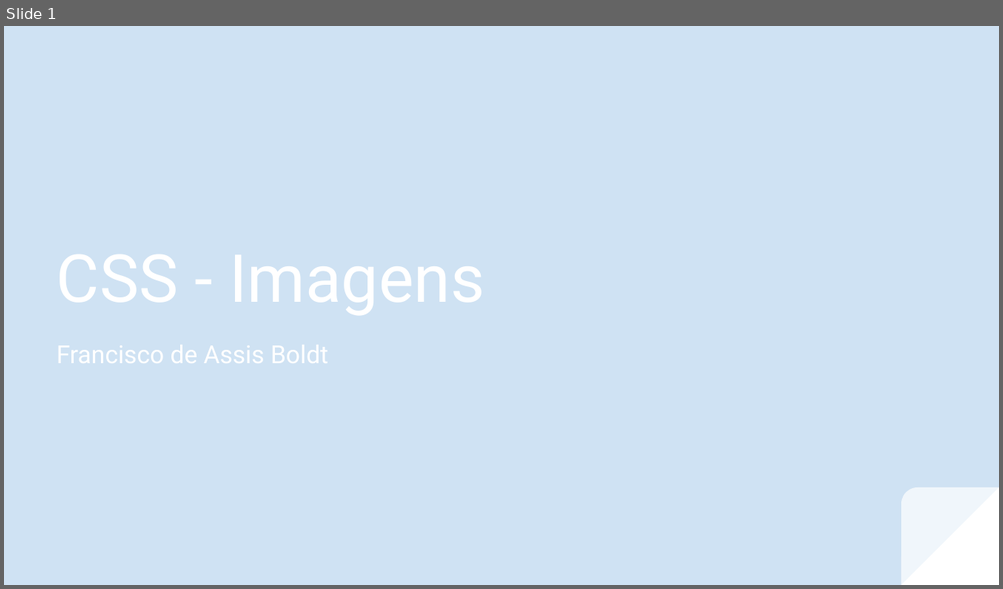
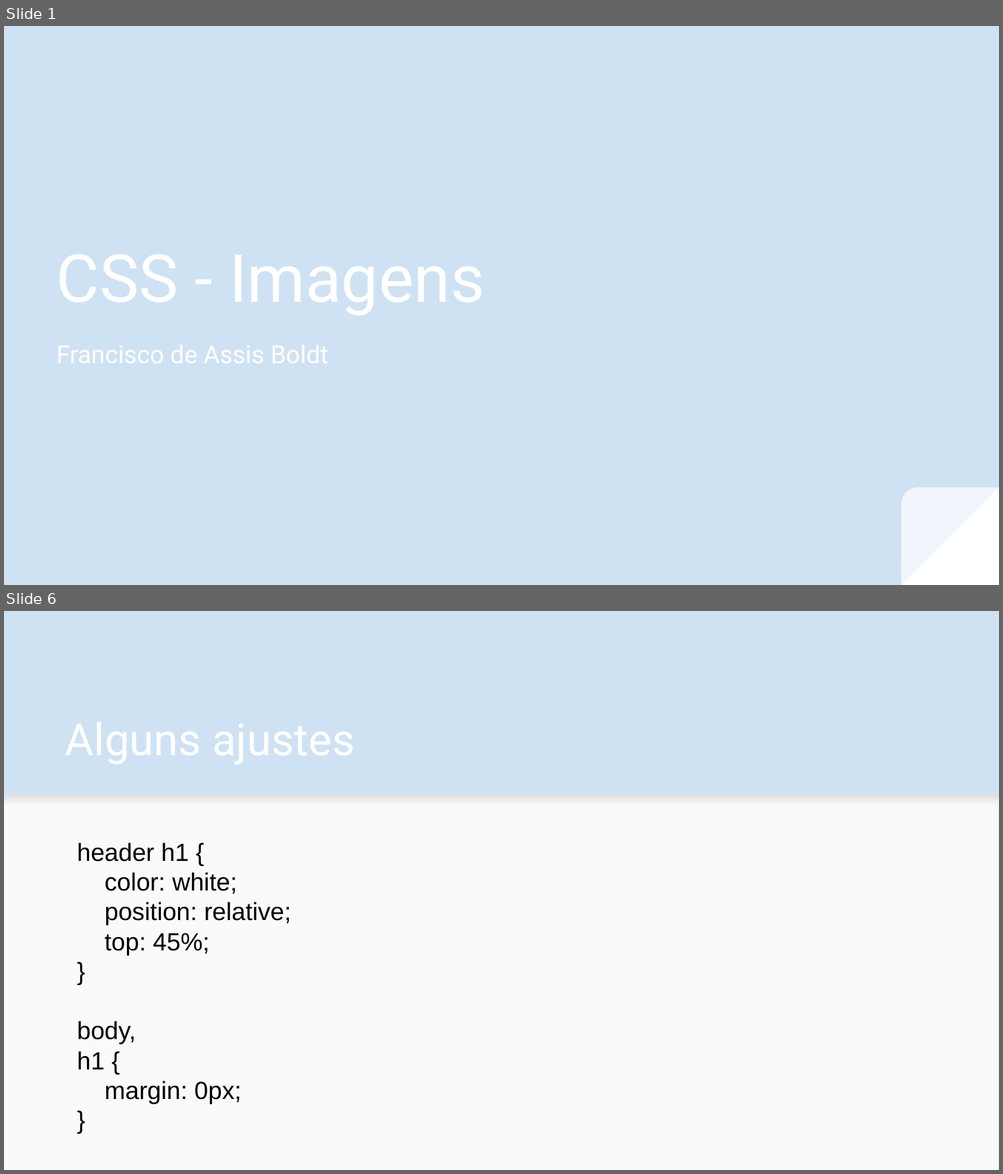
Before and after one commit to fboldt/aulasweb, a slide deck: slides/CSS - Imagens.odp. Shown one above the other, each under a label of ours: slide 1 before the commit, slides 1 and 6 after it; the slides between them are not shown. The pictures are 1003x589 and 1003x1174 pixels, drawn with LibreOffice and Linux fonts; fonts in the diff are those of the drawing. Boxes give left, top, right and bottom in pixels: in the first picture for what was removed or moved away, otherwise in the second. Text is boxed around its words. In the diff, an @@ line names an element or a change of style, - is before the commit and + after.

```diff
--- a/slides/CSS - Imagens.odp
+++ b/slides/CSS - Imagens.odp
@@ slide 6 added at (x1=4, y1=611, x2=999, y2=1170), background #CFE2F3 @@
@@ rectangle added at (x1=4, y1=794, x2=999, y2=1170), fill #FAFAFA @@
@@ rectangle added at (x1=4, y1=794, x2=999, y2=806), fill gradient #F9F9F9 to #DEDEDE @@
@@ text added at (x1=77, y1=843, x2=291, y2=1104), 18 pt, text #000000 @@
+header h1 {
+color: white;
+position: relative;
+top: 45%;
+}
+body,
+h1 {
+margin: 0px;
+}
```
Also in this commit, not shown: 4 other slides added, 1 slide removed, 9 other files.
